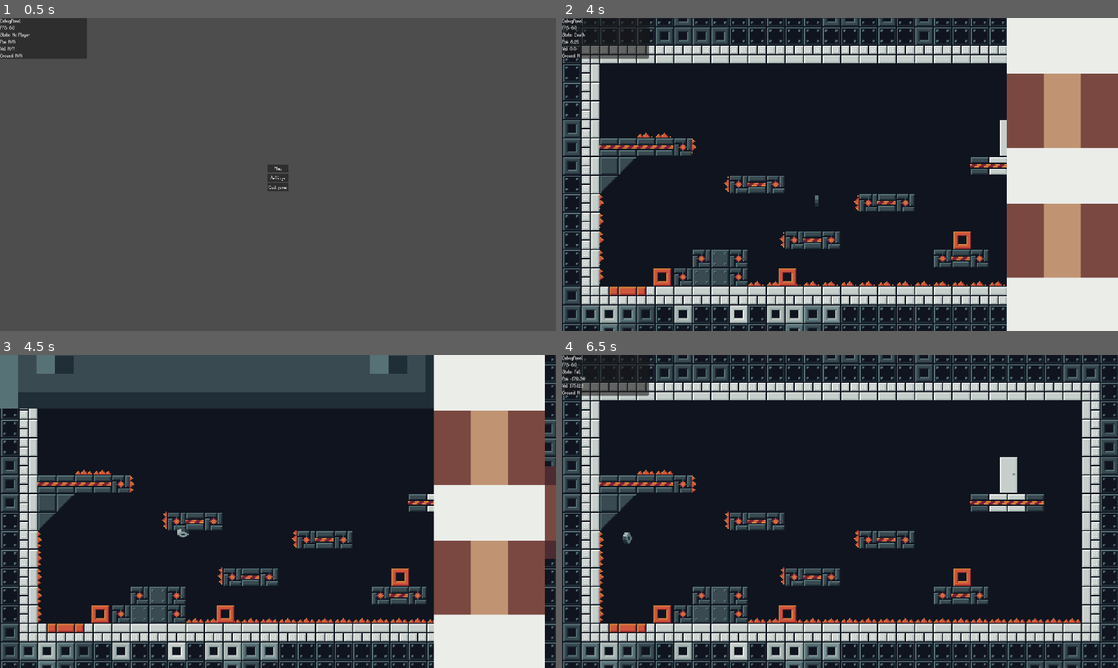
Above: before the commit, frames 1-4 (two rows, left to right).
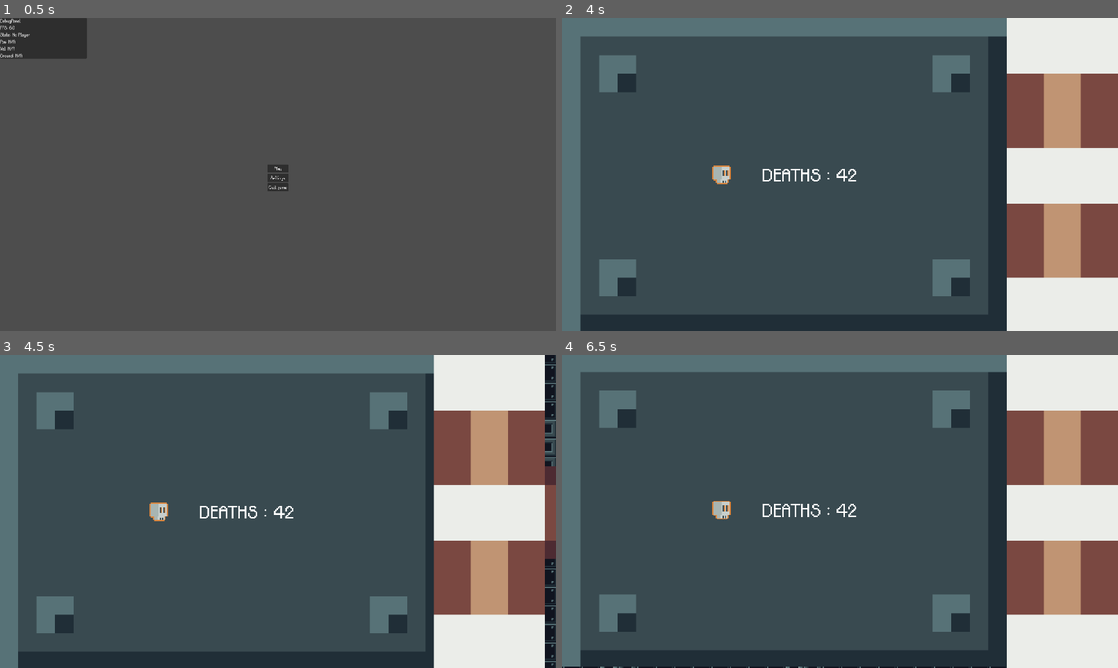
Above: after the commit, the same moments.

Repository: LeZellus/pistonprecision
Game: Godot game, scene res://scenes/worlds/MainScene.tscn
The game is run twice, just before and just after one commit, with the same random seed, the same clock (stepped at 60 frames per second) and the same inputs.
Inputs:
- Up to frame 1 (0.5 s): no input
- Up to frame 2 (4 s): click "Play" at 0.5 s; tap Enter (ui_accept) at 1.25, 3.05, 3.6 s; hold Enter (ui_accept) 1.28-2.03 s; hold D (move_right) 1.28-2.78 s; tap Space (jump) at 1.52, 1.82, 2.27, 2.3, 2.57, 3.77 s; tap R at 1.55, 2.1, 3.8 s; hold A (move_left) 2.78-3.53 s; hold Space (jump) 2.78-3.53 s; hold D (move_right) from 3.53 s (still down)
- Up to frame 3 (4.5 s): keep holding D (move_right); tap Space (jump) at 4.07 s; hold R from 4.28 s (still down)
- Up to frame 4 (6.5 s): tap Space (jump) at 4.52, 4.55, 4.82, 5.27, 5.57 s; release D (move_right) at 5.03 s; release R at 5.03 s; hold A (move_left) 5.03-5.78 s; tap Enter (ui_accept) at 5.1 s; hold D (move_right) from 5.78 s (still down); hold R from 5.78 s (still down)

Frame 1 is identical in both runs. In frame 2, 75% of the frame differs, in the area x 0-80%, y 0-100%; in frame 3, 69%; in frame 4, 94%, in the area x 0-100%, y 0-100%.

Commit message:
respawn fall fixed

Diff:
--- a/resources/player_stats/PlayerAnimation.tres
+++ b/resources/player_stats/PlayerAnimation.tres
@@ -65,6 +65,10 @@
 [sub_resource type="AtlasTexture" id="AtlasTexture_82b11"]
 atlas = ExtResource("1_m66vt")
 region = Rect2(480, 96, 32, 32)
+
+[sub_resource type="AtlasTexture" id="AtlasTexture_e75a6"]
+atlas = ExtResource("1_m66vt")
+region = Rect2(0, 0, 32, 32)
 
 [sub_resource type="AtlasTexture" id="AtlasTexture_m18r2"]
 atlas = ExtResource("1_m66vt")
@@ -233,7 +237,10 @@
 "name": &"Death",
 "speed": 25.0
 }, {
-"frames": [],
+"frames": [{
+"duration": 1.0,
+"texture": SubResource("AtlasTexture_e75a6")
+}],
 "loop": false,
 "name": &"Fall",
 "speed": 25.0
--- a/scenes/player/Player.tscn
+++ b/scenes/player/Player.tscn
@@ -26,7 +26,7 @@
 
 [node name="AnimatedSprite2D" type="AnimatedSprite2D" parent="."]
 sprite_frames = ExtResource("2_kqkg1")
-animation = &"Run"
+animation = &"Fall"
 
 [node name="StateMachine" type="Node" parent="."]
 script = ExtResource("3_jbs4w")
--- a/scripts/player/Player.gd
+++ b/scripts/player/Player.gd
@@ -6,7 +6,6 @@
 @onready var state_machine: StateMachine = $StateMachine
 @onready var collision_shape: CollisionShape2D = $CollisionShape2D
 
-# Components simplifiés - UN SEUL détecteur au lieu de 3
 var detection_system: DetectionSystem
 var physics_component: PlayerPhysics
 var actions_component: PlayerActions
@@ -25,61 +24,35 @@
 var wall_jump_timer: float = 0.0
 const WALL_JUMP_GRACE_TIME: float = 0.15
 
-# === DEATH SYSTEM SIMPLIFIÉ ===
+# === DEATH SYSTEM ===
 var respawn_immunity_timer: float = 0.0
 const RESPAWN_IMMUNITY_TIME: float = 0.0
 
-# === DEBUG PROCESS POUR SURVEILLER L'IMMUNITÉ ===
-func _process(delta: float):
-	if Input.is_physical_key_pressed(KEY_R):
-		print("💀 DEBUG: Respawn forcé avec R")
-		debug_force_respawn()
-	# Timer d'immunité avec logs
-	if respawn_immunity_timer > 0:
-		var old_timer = respawn_immunity_timer
-		respawn_immunity_timer -= delta
-
-		# Log quand l'immunité se termine
-		if old_timer > 0 and respawn_immunity_timer <= 0:
-			print("💀 Player._process() - Immunité de respawn TERMINÉE")
-			print("  ├─ Était à: ", old_timer)
-			print("  └─ Maintenant: ", respawn_immunity_timer)
-
+# === COLLECTIBLES ===
+var collectibles_count: int = 0
 
 func _ready():
 	world_space_state = get_world_2d().direct_space_state
 	camera = get_viewport().get_camera_2d()
-
 	_setup_components()
 	_connect_signals()
 	state_machine.init(self)
 	add_to_group("player")
 
-func _physics_process(_delta: float) -> void:
-	# Debug de blocage physique si mort
-	if is_player_dead():
-		# Log périodique de l'état bloqué
-		if Engine.get_process_frames() % 180 == 0:  # Toutes les 3 secondes
-			print("💀 Player._physics_process() - BLOQUÉ (mort):")
-			print("  ├─ Position: ", global_position)
-			print("  ├─ Velocity: ", velocity)
-			print("  └─ État: ", state_machine.current_state.get_script().get_global_name())
-		return
+func _process(delta: float):
+	if respawn_immunity_timer > 0:
+		respawn_immunity_timer -= delta
 
 func _setup_components():
-	"""Setup simplifié avec un seul système de détection"""
-	# UN SEUL détecteur unifié
 	detection_system = DetectionSystem.new(self)
 	physics_component = PlayerPhysics.new(self)
 	actions_component = PlayerActions.new(self)
 	controller = PlayerController.new(self)
 
-	# Ajout optimisé
 	for component in [detection_system, physics_component, actions_component, controller]:
 		add_child(component)
 
 func _connect_signals():
-	"""Connexion des signaux simplifiée"""
 	var signals: Array[Variant] = [
 		[InputManager.rotate_left_requested, _on_rotate_left],
 		[InputManager.rotate_right_requested, _on_rotate_right],
@@ -90,23 +63,16 @@
 		if not signal_data[0].is_connected(signal_data[1]):
 			signal_data[0].connect(signal_data[1])
 
-# === DEBUG POUR LES INPUTS PENDANT LA MORT ===
 func _unhandled_input(event: InputEvent) -> void:
 	if is_player_dead():
-		# Log des inputs bloqués
-		if event.is_action_pressed("jump") or event.is_action_pressed("ui_accept"):
-			print("💀 Player._unhandled_input() - INPUT BLOQUÉ (mort):")
-			print("  ├─ Action: ", "jump" if event.is_action_pressed("jump") else "ui_accept")
-			print("  └─ État: ", state_machine.current_state.get_script().get_global_name())
 		return
-
 	state_machine.process_input(event)
 
-# === API SIMPLIFIÉE ===
+# === API ===
 func can_wall_slide() -> bool:
 	return detection_system.is_touching_wall() and wall_jump_timer <= 0
 
-# === COMPATIBILITY PROPERTIES (pour garder le code existant) ===
+# === COMPATIBILITY PROPERTIES ===
 var wall_detector: DetectionSystem:
 	get: return detection_system
 
@@ -126,130 +92,31 @@
 func _on_push_requested():
 	actions_component.execute_push()
 
-# === DEATH SYSTEM REFACTORISÉ ===
+# === DEATH SYSTEM ===
 func trigger_death():
-	print("💀 Player.trigger_death() - DÉBUT")
-	print("  ├─ Position actuelle: ", global_position)
-	print("  ├─ Velocity actuelle: ", velocity)
-	print("  ├─ Au sol: ", is_on_floor())
-	print("  ├─ État actuel: ", state_machine.current_state.get_script().get_global_name() if state_machine.current_state else "NULL")
-
-	# Vérifications de sécurité
-	if is_player_dead():
-		print("  ├─ DÉJÀ MORT - Trigger ignoré")
-		print("  └─ État actuel confirmé: ", state_machine.current_state.get_script().get_global_name())
+	if is_player_dead() or has_death_immunity():
 		return
 
-	if has_death_immunity():
-		print("  ├─ IMMUNITÉ ACTIVE - Trigger ignoré")
-		print("  ├─ Timer immunité: ", respawn_immunity_timer)
-		print("  └─ Immunité restante: ", respawn_immunity_timer, "s")
-		return
-
-	print("  ├─ Conditions OK, transition vers DeathState")
-
-	# Vérifier que le DeathState existe
 	var death_state: Node = state_machine.get_node_or_null("DeathState")
 	if death_state:
-		print("  ├─ DeathState trouvé: ", death_state.name)
-		print("  ├─ Script DeathState: ", death_state.get_script().get_global_name())
-		print("  └─ Changement d'état...")
 		state_machine.change_state(death_state)
-		print("💀 Player.trigger_death() - Transition effectuée")
-	else:
-		push_error("💀 DeathState non trouvé dans la StateMachine!")
-		print("  └─ ERREUR: Impossible de changer vers DeathState")
 
 func is_player_dead() -> bool:
 	var current_state: State = state_machine.current_state
-	var is_dead = current_state != null and current_state.get_script().get_global_name() == "DeathState"
-
-	# Debug périodique (toutes les 120 frames = ~2 secondes)
-	if Engine.get_process_frames() % 120 == 0:
-		print("💀 Player.is_player_dead() - Check:")
-		print("  ├─ État actuel: ", current_state.get_script().get_global_name() if current_state else "NULL")
-		print("  ├─ Est mort: ", is_dead)
-		print("  └─ Position: ", global_position)
-
-	return is_dead
+	return current_state != null and current_state.get_script().get_global_name() == "DeathState"
 
 func has_death_immunity() -> bool:
-	var has_immunity = respawn_immunity_timer > 0
-
-	# Log seulement quand l'immunité change
-	if has_immunity and Engine.get_process_frames() % 60 == 0:
-		print("💀 Player.has_death_immunity() - Immunité active: ", respawn_immunity_timer, "s restantes")
-
-	return has_immunity
+	return respawn_immunity_timer > 0
 
 func start_respawn_immunity():
-	print("💀 Player.start_respawn_immunity() - DÉBUT")
-	print("  ├─ Timer avant: ", respawn_immunity_timer)
-	print("  ├─ Constante utilisée: ", RESPAWN_IMMUNITY_TIME)
-
 	respawn_immunity_timer = RESPAWN_IMMUNITY_TIME
 
-	print("  ├─ Timer après: ", respawn_immunity_timer)
-	print("  └─ Immunité activée pour ", RESPAWN_IMMUNITY_TIME, "s")
-
-	# Si l'immunité est à 0, c'est probablement normal mais signalons-le
-	if RESPAWN_IMMUNITY_TIME == 0.0:
-		print("  ⚠️  ATTENTION: RESPAWN_IMMUNITY_TIME = 0, immunité instantanément désactivée")
-
-# === API POUR COMPATIBILITY (si nécessaire) ===
 func start_room_transition():
-	"""Pour compatibilité avec le SceneManager"""
-	# Plus besoin d'immunité de transition spéciale
 	pass
 
-# === COLLECTIBLES (nouveau) ===
-var collectibles_count: int = 0
-
-# Méthode à ajouter :
+# === COLLECTIBLES ===
 func add_collectible():
-	"""Incrémente le compteur de collectibles"""
 	collectibles_count += 1
-	print("Collectibles: ", collectibles_count)
 
 func get_collectibles_count() -> int:
-	"""Retourne le nombre de collectibles"""
 	return collectibles_count
-
-func debug_death_system():
-	print("💀 === DEBUG DEATH SYSTEM ===")
-	print("💀 État actuel: ", state_machine.current_state.get_script().get_global_name() if state_machine.current_state else "NULL")
-	print("💀 Est mort: ", is_player_dead())
-	print("💀 Immunité timer: ", respawn_immunity_timer)
-	print("💀 Immunité active: ", has_death_immunity())
-	print("💀 Position: ", global_position)
-	print("💀 Velocity: ", velocity)
-	print("💀 Au sol: ", is_on_floor())
-	print("💀 Sprite visible: ", sprite.visible)
-	print("💀 Sprite alpha: ", sprite.modulate.a)
-
-	# État du DeathTransitionManager
-	var dtm = get_node_or_null("/root/DeathTransitionManager")
-	if dtm and dtm.has_method("get_debug_info"):
-		var info = dtm.get_debug_info()
-		print("💀 DeathTransitionManager:")
-		for key in info.keys():
-			print("💀   ├─ ", key, ": ", info[key])
-	else:
-		print("💀 DeathTransitionManager: Non trouvé ou pas de debug")
-
-	print("💀 === FIN DEBUG DEATH SYSTEM ===")
-
-func debug_force_respawn():
-	print("💀 DEBUG: Force respawn demandé")
-	if is_player_dead():
-		var death_state = state_machine.current_state
-		if death_state and death_state.has_method("_trigger_early_respawn"):
-			print("💀 DEBUG: Appel _trigger_early_respawn() sur DeathState")
-			death_state._trigger_early_respawn()
-		else:
-			print("💀 DEBUG: Transition forcée vers IdleState")
-			var idle_state = state_machine.get_node_or_null("IdleState")
-			if idle_state:
-				state_machine.change_state(idle_state)
-	else:
-		print("💀 DEBUG: Joueur pas mort, respawn non nécessaire")
--- a/scripts/player/states/DeathState.gd
+++ b/scripts/player/states/DeathState.gd
@@ -161,8 +161,7 @@
 	print("  ├─ Velocity après respawn: ", parent.velocity)
 
 	parent.move_and_slide()
-	await get_tree().process_frame  # Attendre 1 frame pour mise à jour collision
-
+	await get_tree().process_frame
 
 	# Reset visuel
 	parent.sprite.modulate.a = 1.0
@@ -192,12 +191,10 @@
 		print("  │   └─ Immunité: ", parent.has_death_immunity() if parent else "NULL")
 		print("  └─ TRANSITION VERS IdleState")
 
-		var fall_state = StateTransitions._get_state("FallState")
+		var fall_state = StateTransitions._get_state("IdleState")
 		if fall_state:
-			print("      ├─ IdleState trouvé: ", fall_state.name)
 			return fall_state
 		else:
-			print("      └─ ERREUR: IdleState non trouvé!")
 			return null
 
 	return null
Not shown: 1 places in resources/player_stats/PlayerAnimation.tres that only renumber resources
